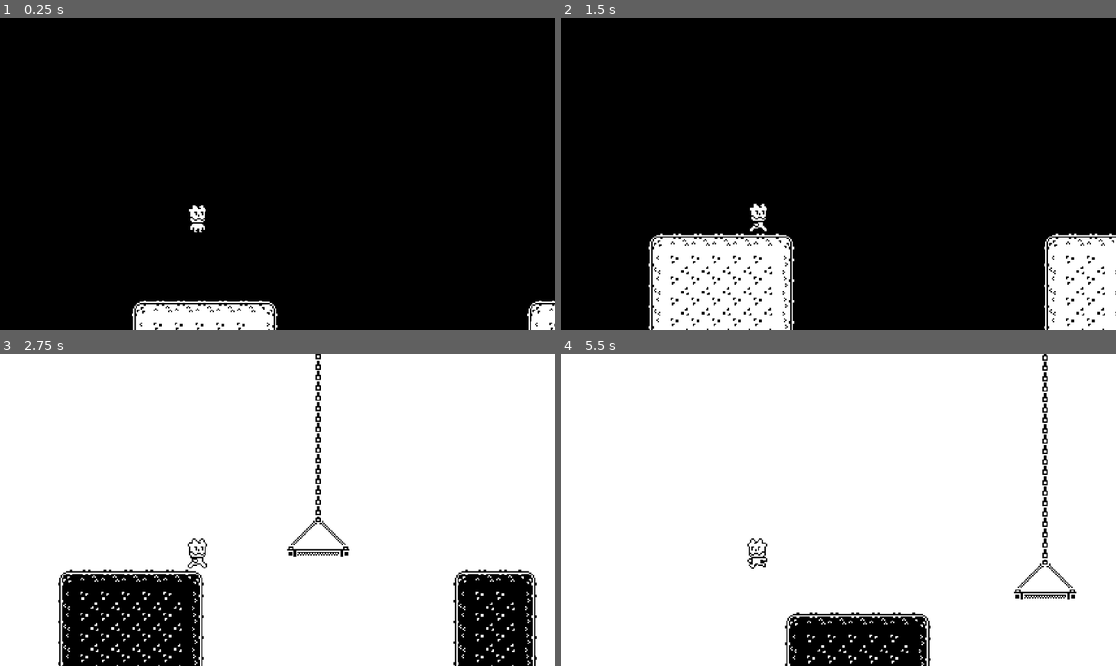
Above: before the commit, frames 1-4 (two rows, left to right).
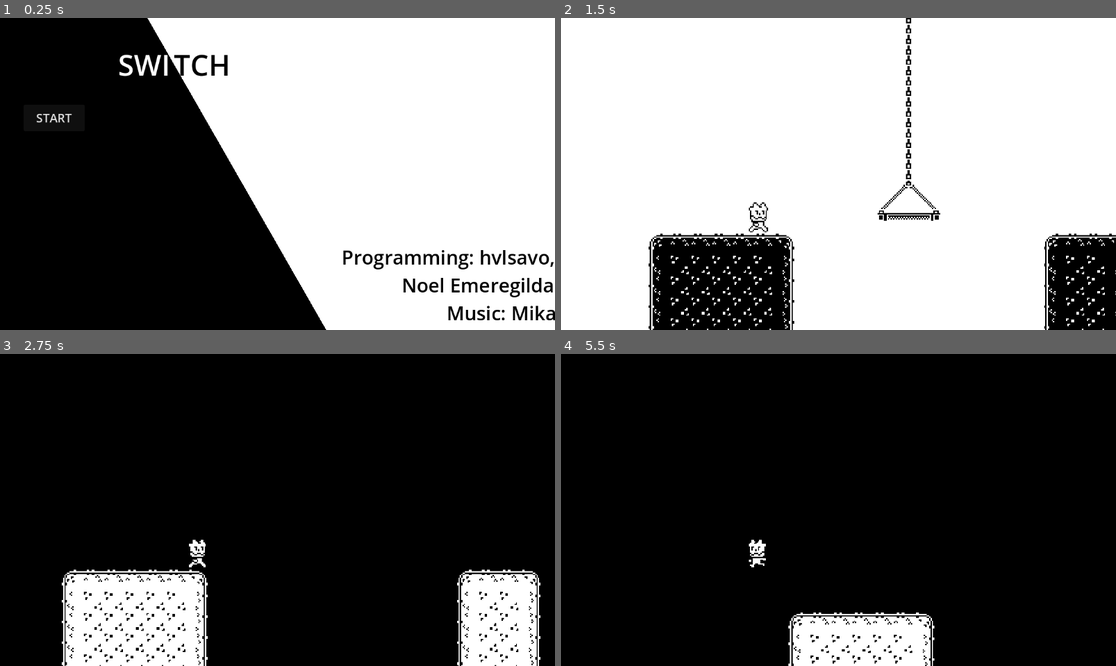
Above: after the commit, the same moments.

Repository: savakujundzic/lightinthedark
Game: Godot game, scene res://scenes/mainmenu.tscn
Two runs of this game, one before a commit and one after it. Both use one fixed random seed, a clock stepped at 60 frames per second and the inputs below. Before the commit the project starts from res://scenes/main.tscn.
Inputs (mouse positions are in pixels of both pictures, inside the frame that each line leads up to):
- Up to frame 1 (0.25 s): no input
- Up to frame 2 (1.5 s): click (616, 117) at 0.5 s, where only the run after the commit has a clickable "START"; tap Enter at 1.25 s; move the mouse to (960, 158) at 1.27 s; hold D (right) from 1.28 s (still down); click (960, 158) at 1.35 s
- Up to frame 3 (2.75 s): keep holding D (right); tap W (up) at 1.52, 2.27 s; move the mouse to (166, 525) at 2.02 s; click (166, 525) at 2.1 s
- Up to frame 4 (5.5 s): move the mouse to (894, 441) at 2.77 s; release D (right) at 2.78 s; hold A (left) 2.78-3.53 s; click (894, 441) at 2.85 s; move the mouse to (810, 572) at 3.52 s; hold D (right) 3.53-5.03 s; click (810, 572) at 3.6 s; tap W (up) at 3.77, 4.52, 5.27 s; move the mouse to (1005, 556) at 4.27 s; click (1005, 556) at 4.35 s; move the mouse to (672, 463) at 5.02 s; hold A (left) from 5.03 s (still down); click (672, 463) at 5.1 s

The runs differ from the first frame. In frame 1, 59% of the frame differs, in the area x 6-100%, y 0-100%; in frame 2, 99%, in the area x 0-100%, y 0-100%; in frame 3, 98%; in frame 4, 99%.

Commit message:
mainmenu

Diff:
--- a/project.godot
+++ b/project.godot
@@ -11,7 +11,7 @@
 [application]
 
 config/name="gamejam"
-run/main_scene="res://scenes/main.tscn"
+run/main_scene="res://scenes/mainmenu.tscn"
 config/features=PackedStringArray("4.2", "Forward Plus")
 config/icon="res://icon.svg"
 
--- a/scenes/mainmenu.tscn
+++ b/scenes/mainmenu.tscn
@@ -1,4 +1,6 @@
-[gd_scene format=3 uid="uid://idvbwgbvbuuo"]
+[gd_scene load_steps=2 format=3 uid="uid://idvbwgbvbuuo"]
+
+[ext_resource type="Script" path="res://scripts/mainmenu.gd" id="1_peijm"]
 
 [node name="Control" type="Control"]
 layout_mode = 3
@@ -7,6 +9,7 @@
 anchor_bottom = 1.0
 grow_horizontal = 2
 grow_vertical = 2
+script = ExtResource("1_peijm")
 
 [node name="ColorRect" type="ColorRect" parent="."]
 layout_mode = 0
@@ -24,3 +27,45 @@
 offset_right = 1637.0
 offset_bottom = 1193.0
 rotation = -0.520236
+
+[node name="Label" type="Label" parent="."]
+layout_mode = 0
+offset_left = 245.0
+offset_top = 55.0
+offset_right = 353.0
+offset_bottom = 138.0
+theme_override_font_sizes/font_size = 60
+text = "SWI"
+
+[node name="Label2" type="Label" parent="."]
+layout_mode = 0
+offset_left = 361.0
+offset_top = 55.0
+offset_right = 478.0
+offset_bottom = 138.0
+theme_override_colors/font_color = Color(0, 0, 0, 1)
+theme_override_font_sizes/font_size = 60
+text = "TCH"
+
+[node name="Button" type="Button" parent="."]
+layout_mode = 0
+offset_left = 49.0
+offset_top = 180.0
+offset_right = 176.0
+offset_bottom = 235.0
+theme_override_font_sizes/font_size = 25
+text = "START"
+
+[node name="Label3" type="Label" parent="."]
+layout_mode = 0
+offset_left = 709.0
+offset_top = 469.0
+offset_right = 1147.0
+offset_bottom = 640.0
+theme_override_colors/font_color = Color(0, 0, 0, 1)
+theme_override_font_sizes/font_size = 40
+text = "Programming: hvlsavo,
+            Noel Emeregilda
+                     Music: Mika"
+
+[connection signal="button_down" from="Button" to="." method="_on_button_button_down"]
--- /dev/null
+++ b/scripts/mainmenu.gd
@@ -0,0 +1,4 @@
+extends Control
+
+func _on_button_button_down():
+	get_tree().change_scene_to_file("res://scenes/main.tscn")
